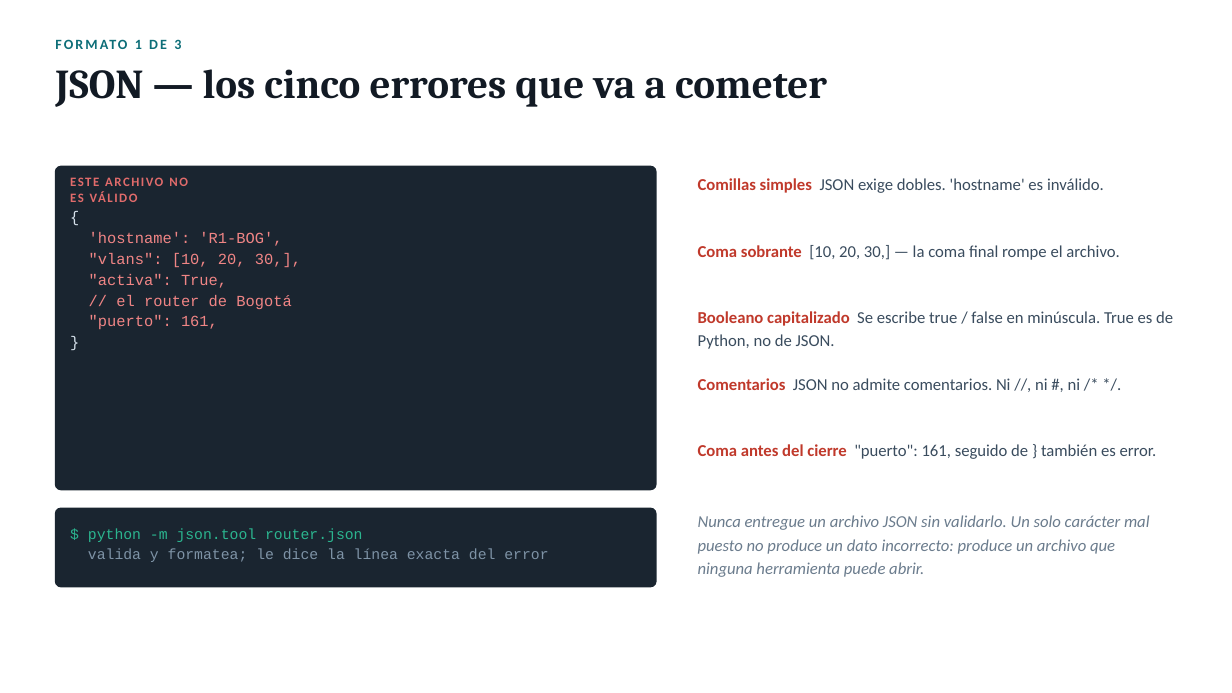
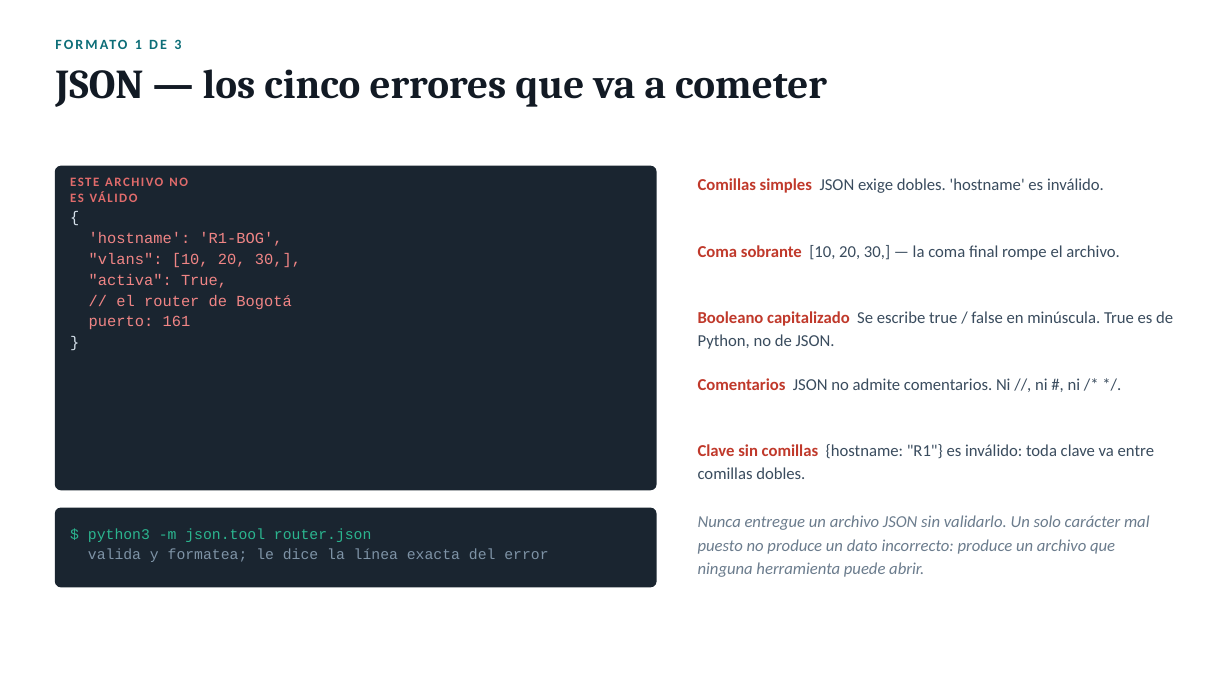
Before and after one commit to CTH-SOLUCIONES/netlab, a slide deck: slide 8 of docs/formatos-datos-automatizacion-redes.pptx. Drawn at 1232x693 pixels with LibreOffice and Linux fonts; fonts in the diff are those of the drawing. Boxes give left, top, right and bottom in pixels: in the first picture for what was removed or moved away, otherwise in the second. Text is boxed around its words. In the diff, an @@ line names an element or a change of style, - is before the commit and + after.

```diff
--- a/docs/formatos-datos-automatizacion-redes.pptx
+++ b/docs/formatos-datos-automatizacion-redes.pptx
@@ text at (x1=89, y1=315, x2=191, y2=329): text changed @@
-"puerto": 161,
+puerto: 161
@@ text at (x1=698, y1=444, x2=1154, y2=479): text changed @@
-Coma antes del cierre "puerto": 161, seguido de } también es error.
+Clave sin comillas {hostname: "R1"} es inválido: toda clave va entre comillas dobles.
@@ text at (x1=88, y1=529, x2=371, y2=542): text changed @@
-$ python -m json.tool router.json
+$ python3 -m json.tool router.json
```
Also in this commit, not shown: 8 other slides changed, 2 other files.
